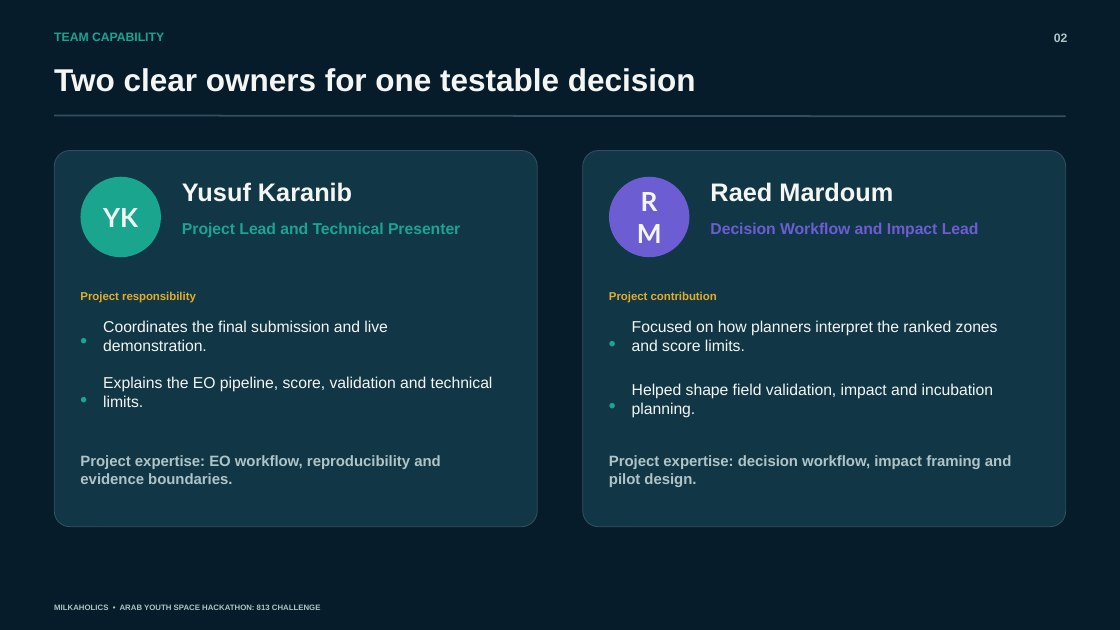
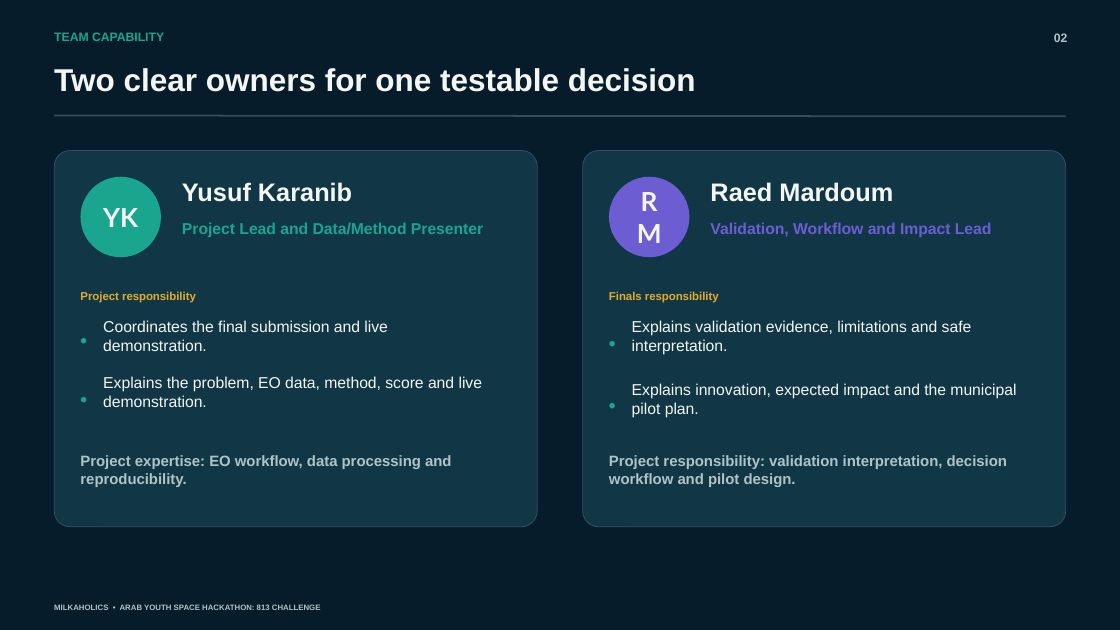
Before and after one commit to Yusuf-Karanib/riyadh-heatready, a slide deck: slide 2 of slides/Riyadh_HeatReady_Final_Judging_Pitch.pptx. Drawn at 1120x630 pixels with LibreOffice and Linux fonts; fonts in the diff are those of the drawing. Boxes give left, top, right and bottom in pixels: in the first picture for what was removed or moved away, otherwise in the second. Text is boxed around its words. In the diff, an @@ line names an element or a change of style, - is before the commit and + after.

Commit message:
Rebalance finals pitch to 60 40 speaking split

```diff
--- a/slides/Riyadh_HeatReady_Final_Judging_Pitch.pptx
+++ b/slides/Riyadh_HeatReady_Final_Judging_Pitch.pptx
@@ text at (182, 222, 483, 237): text changed @@
-Project Lead and Technical Presenter
+Project Lead and Data/Method Presenter
@@ text at (710, 222, 992, 237): text changed @@
-Decision Workflow and Impact Lead
+Validation, Workflow and Impact Lead
@@ text at (609, 291, 719, 303): text changed @@
-Project contribution
+Finals responsibility
@@ text at (632, 320, 972, 355): text changed @@
-Focused on how planners interpret the ranked zones and score limits.
+Explains validation evidence, limitations and safe interpretation.
@@ text at (103, 376, 483, 407): text changed @@
-Explains the EO pipeline, score, validation and technical limits.
+Explains the problem, EO data, method, score and live demonstration.
@@ text at (632, 383, 1016, 418): text changed @@
-Helped shape field validation, impact and incubation planning.
+Explains innovation, expected impact and the municipal pilot plan.
@@ text at (80, 455, 451, 487): text changed @@
-Project expertise: EO workflow, reproducibility and evidence boundaries.
+Project expertise: EO workflow, data processing and reproducibility.
@@ text at (609, 455, 1007, 487): text changed @@
-Project expertise: decision workflow, impact framing and pilot design.
+Project responsibility: validation interpretation, decision workflow and pilot design.
```
Also in this commit, not shown: 11 other files.
